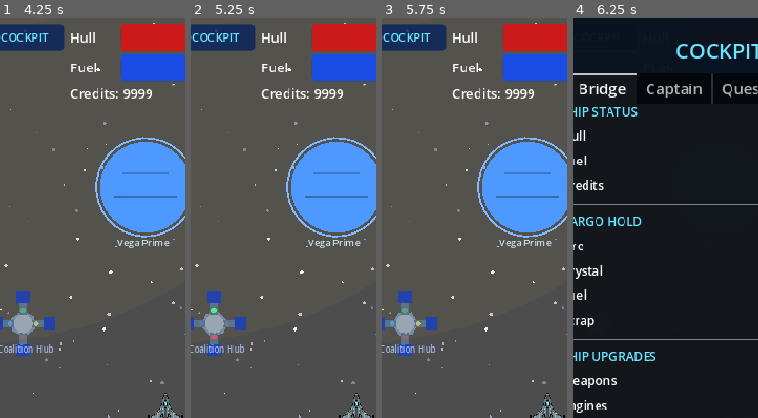
Above: before the commit, frames 1-4 (left to right).
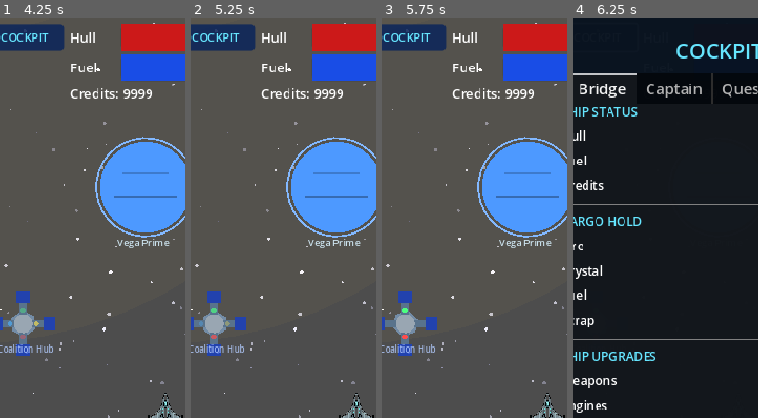
Above: after the commit, the same moments.

Repository: ichizh8/space-game-rt
Game: Godot game, scene res://scenes/main_menu.tscn
Same seed, same stepped clock (60 frames per second), same inputs: the game is played once before the commit and once after it.
Inputs:
- Up to frame 1 (4.25 s): click "New Game" at 0.5 s; click "COCKPIT" at 1.25 s; click "TAP TO CONTINUE" at 2 s; click "TAP TO CONTINUE" at 2.75 s; click "GOT IT" at 3.5 s
- Up to frame 2 (5.25 s): click "COCKPIT" at 4.25 s; click "X" at 5 s
- Up to frame 3 (5.75 s): no input
- Up to frame 4 (6.25 s): click "COCKPIT" at 5.75 s
The pictures show only the part of the screen within x 5-55%, y 0-50%; the shares and areas given below are measured in that part.

Frame 1 is identical in both runs. In frame 2, 0.1% of the frame differs, in the area x 5-22%, y 72-81%; in frame 3, 0.1%, in the area x 4-22%, y 72-81%; in frame 4, less than 0.1%.

Commit message:
v86: pause game when in planet/station/cockpit menus

Diff:
--- a/scripts/cockpit.gd
+++ b/scripts/cockpit.gd
@@ -124,9 +124,14 @@
 
 func _ready() -> void:
 	layer = 15
+	process_mode = Node.PROCESS_MODE_ALWAYS
 	_build_ui()
 	GameState.xp_gained.connect(_on_xp_changed)
 	GameState.perk_unlocked.connect(_on_perk_unlocked)
+	get_tree().paused = true
+	var hud: Node = get_tree().get_first_node_in_group("hud")
+	if is_instance_valid(hud) and hud.has_method("reset_fire"):
+		hud.reset_fire()
 
 
 func _build_ui() -> void:
@@ -760,6 +765,7 @@
 
 
 func _on_close() -> void:
+	get_tree().paused = false
 	call_deferred("queue_free")
 
 
--- a/scripts/hud.gd
+++ b/scripts/hud.gd
@@ -437,6 +437,15 @@
 			4: _zone_label.add_theme_color_override("font_color", Color.RED)
 
 
+func reset_fire() -> void:
+	_fire_pressed = false
+	_fire_debounce = 0.0
+	if is_instance_valid(_fire_button) and _fire_button.has_method("set_active"):
+		_fire_button.set_active(false)
+	if is_instance_valid(_joystick) and _joystick.has_method("_reset"):
+		_joystick._reset()
+
+
 func _draw_fire_button() -> void:
 	pass  # Drawn by fire_button.gd
 
--- a/scripts/planet_menu.gd
+++ b/scripts/planet_menu.gd
@@ -20,8 +20,13 @@
 
 func _ready() -> void:
 	layer = 20
+	process_mode = Node.PROCESS_MODE_ALWAYS
 	_build_ui()
 	_collect_building_production()
+	get_tree().paused = true
+	var hud: Node = get_tree().get_first_node_in_group("hud")
+	if is_instance_valid(hud) and hud.has_method("reset_fire"):
+		hud.reset_fire()
 
 
 func _build_ui() -> void:
@@ -798,4 +803,5 @@
 
 func _on_close() -> void:
 	SaveManager.save_game()
+	get_tree().paused = false
 	queue_free()
--- a/scripts/station_menu.gd
+++ b/scripts/station_menu.gd
@@ -14,7 +14,12 @@
 
 func _ready() -> void:
 	layer = 20
+	process_mode = Node.PROCESS_MODE_ALWAYS
 	_build_ui()
+	get_tree().paused = true
+	var hud: Node = get_tree().get_first_node_in_group("hud")
+	if is_instance_valid(hud) and hud.has_method("reset_fire"):
+		hud.reset_fire()
 
 
 func _build_ui() -> void:
@@ -337,4 +342,5 @@
 
 
 func _on_close() -> void:
+	get_tree().paused = false
 	call_deferred("queue_free")
Not shown, changed: web-export/index.html
Not shown, changed: web-export/index.pck
